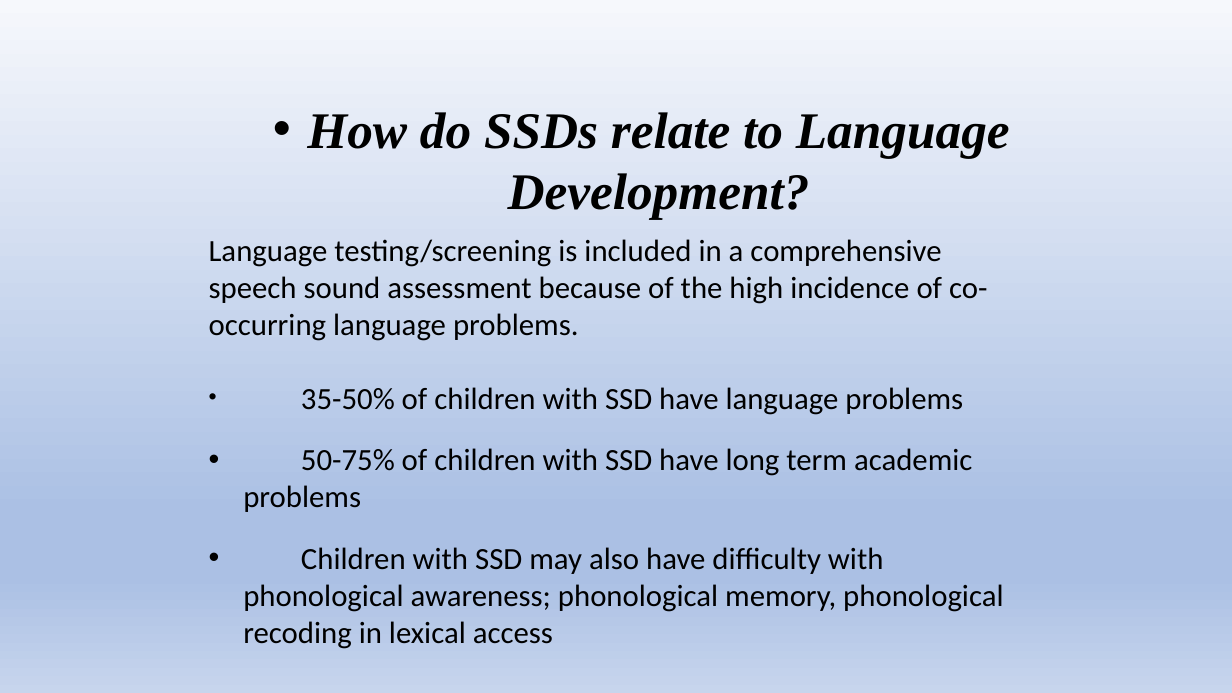
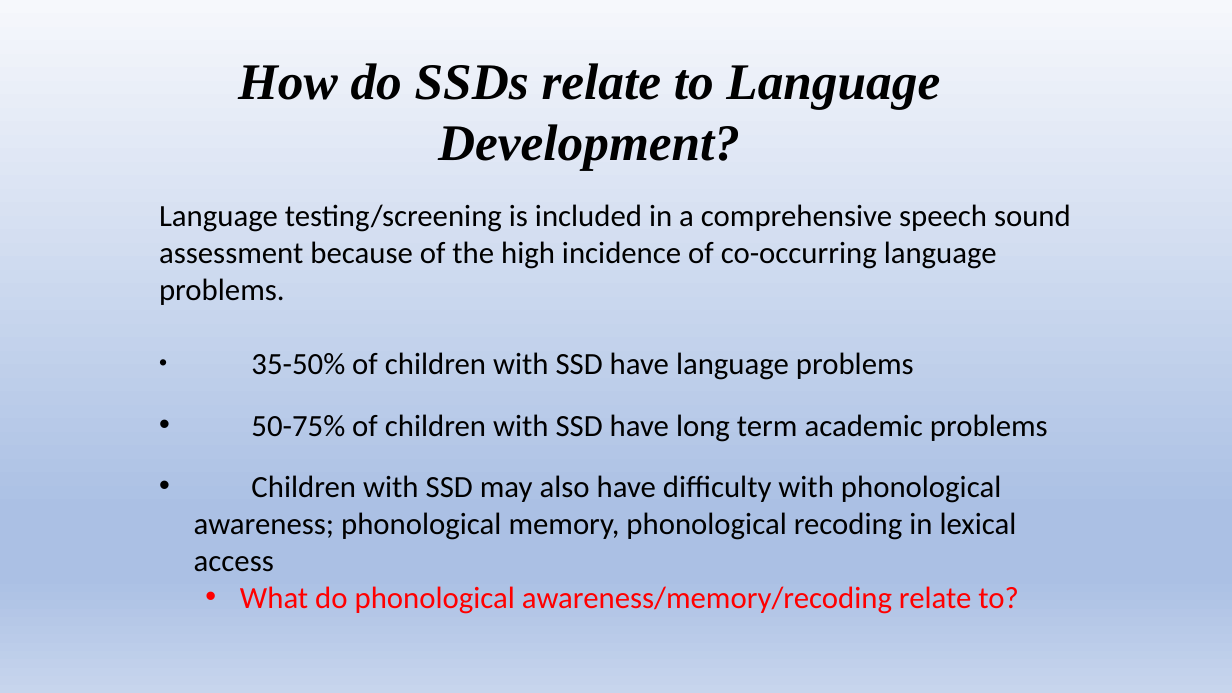
Before and after one commit to Jim-Wright90/cds431_sp22, a slide deck: slide 14 of slides/cds431_week2_1.pptx (slide 4 before the commit). Drawn at 1232x693 pixels with LibreOffice and Linux fonts; fonts in the diff are those of the drawing. Boxes give left, top, right and bottom in pixels: in the first picture for what was removed or moved away, otherwise in the second. Text is boxed around its words. In the diff, an @@ line names an element or a change of style, - is before the commit and + after.

```diff
--- a/slides/cds431_week2_1.pptx
+++ b/slides/cds431_week2_1.pptx
@@ text "How do SSDs relate to ...": place and size @@
-text "How do SSDs relate to ..." at <box>307,112,1010,220</box>
+text "How do SSDs relate to ..." at <box>238,63,940,171</box>
@@ text "How do SSDs relate to ..." at <box>238,63,940,171</box>: bullet • to none @@
@@ text "Language testing/screening is included in ...": place and size @@
-text "Language testing/screening is included in ..." at <box>209,239,1003,649</box>
+text "Language testing/screening is included in ..." at <box>159,204,1071,614</box>
@@ text at <box>240,586,1019,614</box>: paragraph added @@
+  • What do phonological awareness/memory/recoding relate to?
```
Also in this commit, not shown: 12 other slides changed, 1 slide added, 8 slides removed, 1 other file.
